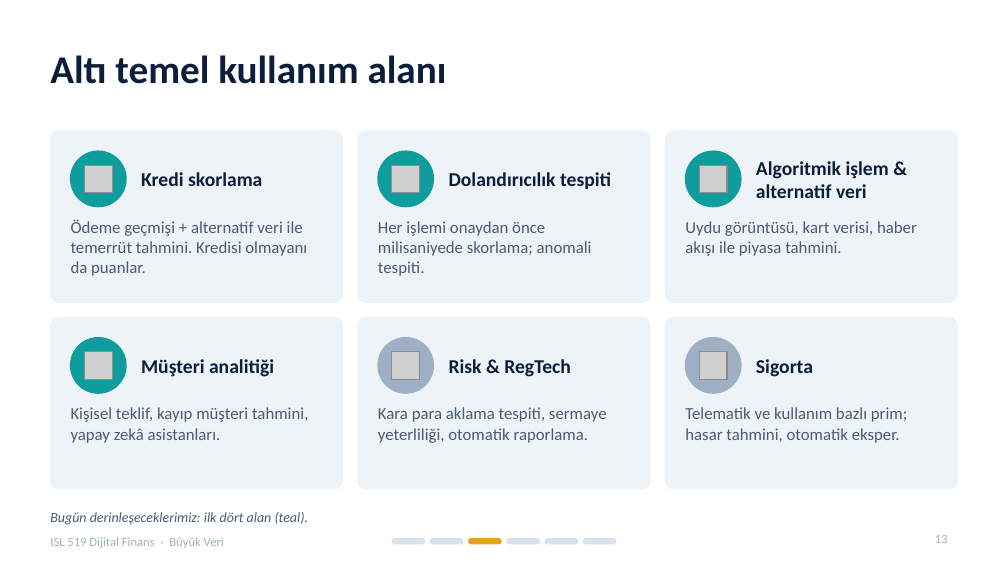
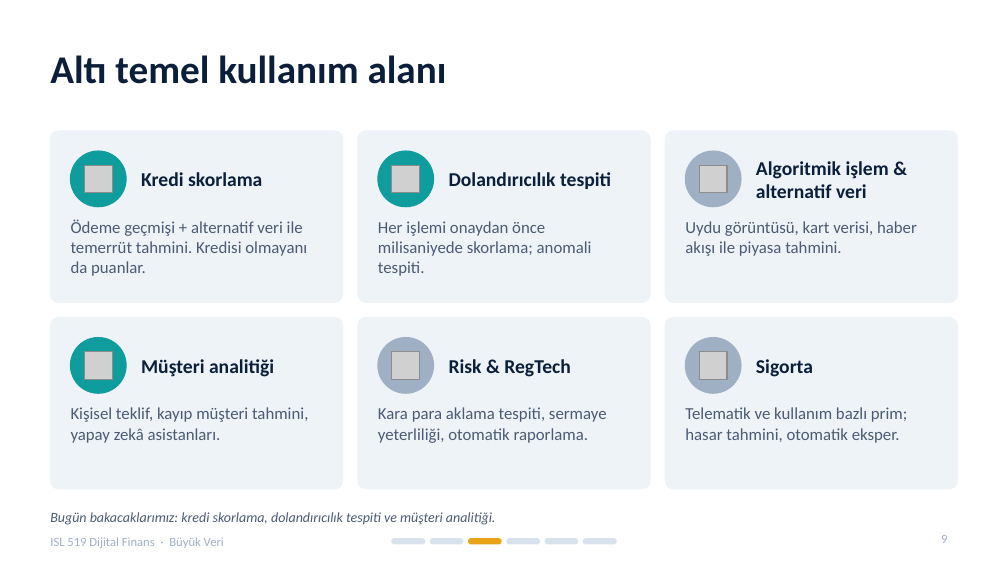
Before and after one commit to Batuhandac/batu, a slide deck: slide 9 of sunum/Buyuk_Veri_Sunum.pptx (slide 13 before the commit). Drawn at 1008x567 pixels with LibreOffice and Linux fonts; fonts in the diff are those of the drawing; grey boxes stand for pictures. Boxes give left, top, right and bottom in pixels: in the first picture for what was removed or moved away, otherwise in the second. Text is boxed around its words. In the diff, an @@ line names an element or a change of style, - is before the commit and + after.

```diff
--- a/sunum/Buyuk_Veri_Sunum.pptx
+++ b/sunum/Buyuk_Veri_Sunum.pptx
@@ ellipse at bbox=[685, 151, 741, 207]: fill #0E9C9C to #9FB0C5; outline #0E9C9C 1 pt to #9FB0C5 1 pt @@
@@ text at bbox=[50, 512, 496, 525]: text changed @@
-Bugün derinleşeceklerimiz: ilk dört alan (teal).
+Bugün bakacaklarımız: kredi skorlama, dolandırıcılık tespiti ve müşteri analitiği.
@@ page number at bbox=[941, 535, 947, 543]: text changed @@
-13
+9
```
Also in this commit, not shown: 5 other slides changed, 12 slides removed, 5 other files.
